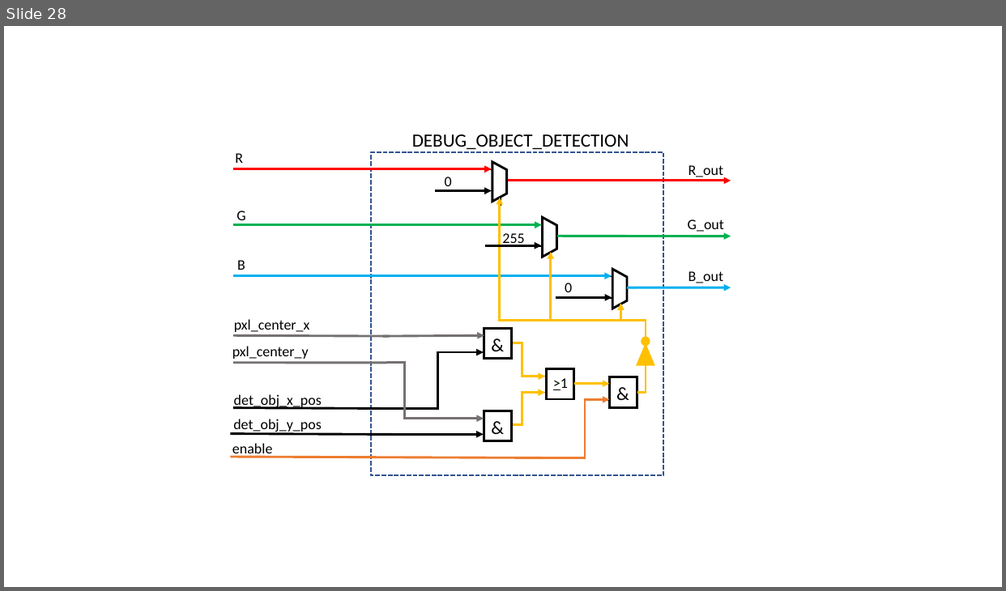
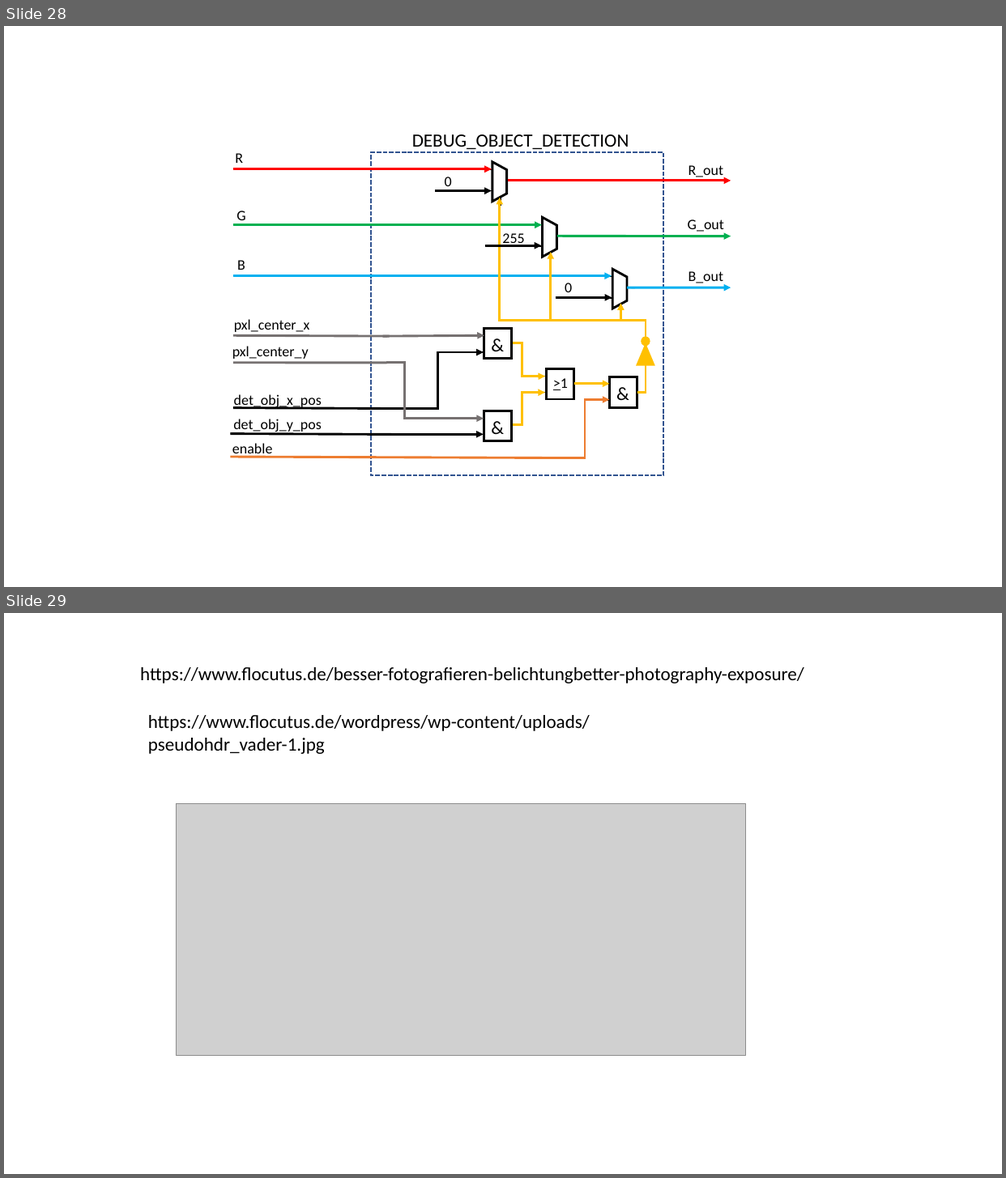
Before and after one commit to Chriss95De/Bachelors-Thesis-VHDL-Pattern-Detection, a slide deck: Dokumentation/Stand Oster/Grafiken.pptx. Shown one above the other, each under a label of ours: slide 28 before the commit, slides 28 and 29 after it. The pictures are 1006x591 and 1006x1178 pixels, drawn with LibreOffice and Linux fonts; fonts in the diff are those of the drawing; grey boxes stand for pictures. Boxes give left, top, right and bottom in pixels: in the first picture for what was removed or moved away, otherwise in the second. Text is boxed around its words. In the diff, an @@ line names an element or a change of style, - is before the commit and + after.

```diff
--- a/Dokumentation/Stand Oster/Grafiken.pptx
+++ b/Dokumentation/Stand Oster/Grafiken.pptx
@@ slide 29 added at (x1=4, y1=613, x2=1002, y2=1174), background #FFFFFF @@
@@ text added at (x1=140, y1=667, x2=804, y2=683), 18 pt, text #000000 @@
+https://www.flocutus.de/besser-fotografieren-belichtungbetter-photography-exposure/
@@ text added at (x1=148, y1=715, x2=590, y2=754), 18 pt, text #000000 @@
+https://www.flocutus.de/wordpress/wp-content/uploads/pseudohdr_vader-1.jpg
@@ picture added at (x1=177, y1=804, x2=746, y2=1055) @@
```
Also in this commit, not shown: 1 slide changed, 1 other slide added, 5 other files.
